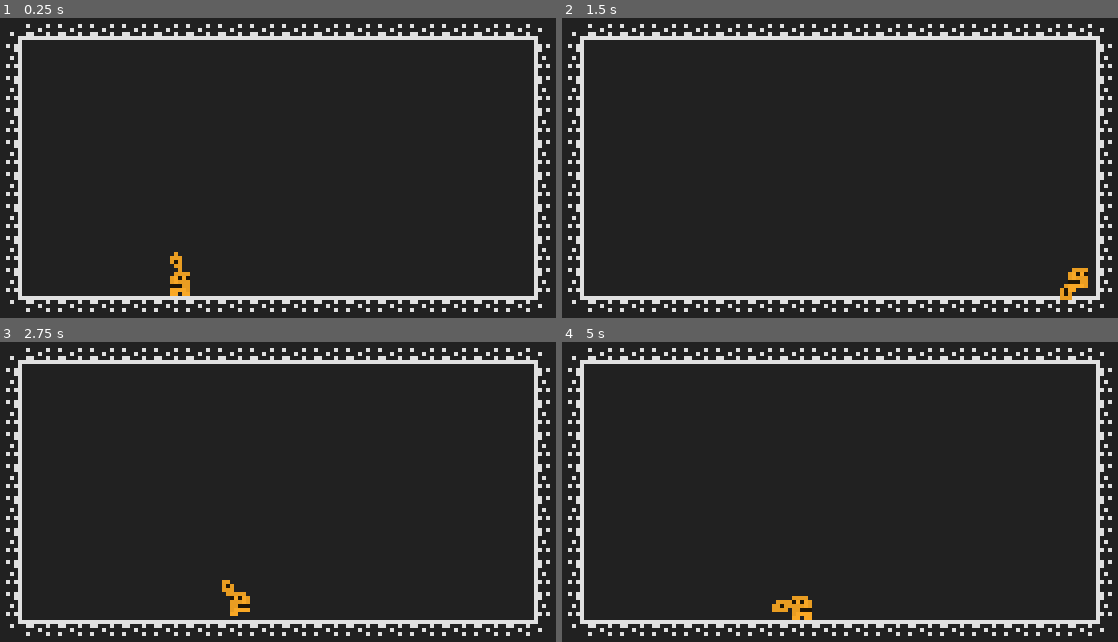
Above: before the commit, frames 1-4 (two rows, left to right).
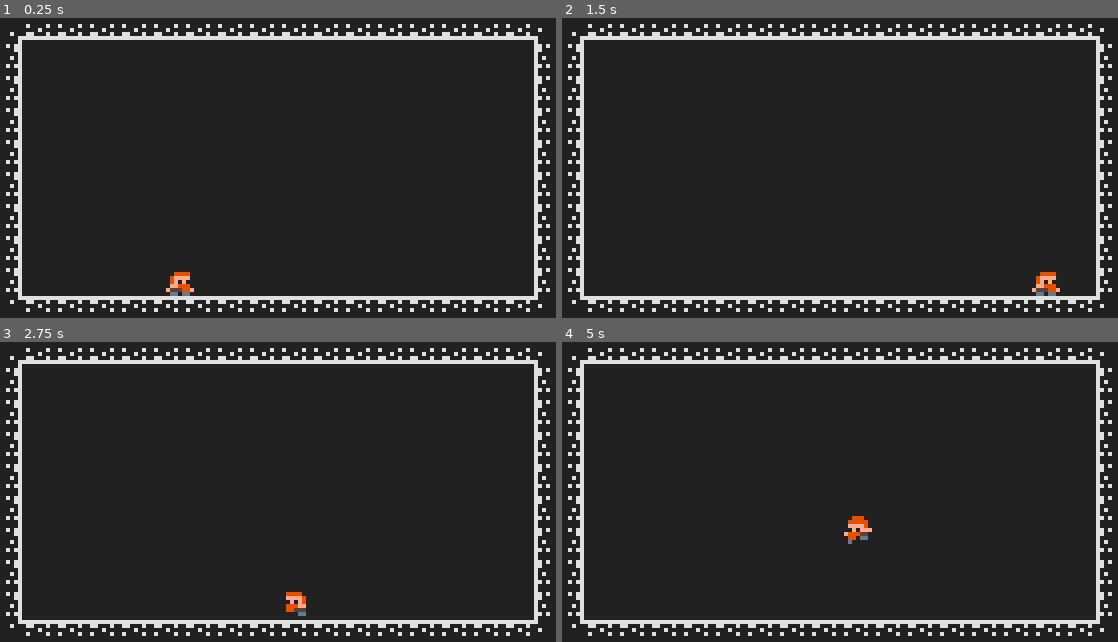
Above: after the commit, the same moments.

Repository: Paraldos/DwarfMine
Game: Godot game, scene res://World/mine.tscn
Two runs of this game, one before a commit and one after it. Both use one fixed random seed, a clock stepped at 60 frames per second and the inputs below.
Inputs (mouse positions are in pixels of both pictures, inside the frame that each line leads up to):
- Up to frame 1 (0.25 s): no input
- Up to frame 2 (1.5 s): tap Enter (ui_accept) at 0.5, 0.77 s; move the mouse to (967, 153) at 0.52 s; hold Right (ui_right) from 0.53 s (still down); move the mouse to (723, 186) at 1.27 s
- Up to frame 3 (2.75 s): tap Enter (ui_accept) at 1.52 s; move the mouse to (333, 423) at 2.02 s; release Right (ui_right) at 2.03 s; hold Left (ui_left) from 2.03 s (still down)
- Up to frame 4 (5 s): move the mouse to (812, 558) at 2.77 s; release Left (ui_left) at 2.78 s; hold Right (ui_right) 2.78-4.28 s; tap Enter (ui_accept) at 3.02, 3.77, 4.52 s; move the mouse to (1012, 543) at 3.52 s; move the mouse to (667, 444) at 4.27 s; hold Left (ui_left) from 4.28 s (still down)

The runs differ from the first frame. In frame 1, 0.4% of the frame differs, in the area x 29-35%, y 78-93%; in frame 2, 0.6%; in frame 3, 0.6%; in frame 4, 0.7%, in the area x 37-56%, y 58-93%.

Commit message:
reafactored player assets and animation

Diff:
--- a/player/player.gd
+++ b/player/player.gd
@@ -1,38 +1,33 @@
 extends CharacterBody2D
 
-
-const SPEED = 100.0
-const JUMP_VELOCITY = -200.0
-@onready var animation_player = $AnimationPlayer
-@onready var sprite_2d = $Sprite2D
-@onready var weapons = $Weapons
-
-# Get the gravity from the project settings to be synced with RigidBody nodes.
+const SPEED = 80.0
+const JUMP_VELOCITY = -150.0
 var gravity = ProjectSettings.get_setting("physics/2d/default_gravity")
-
+@onready var player_animation = $PlayerAnimation
 
 func _physics_process(delta):
-	# Add the gravity.
+	_jump(delta)
+	_movement()
+	_animation()
+	move_and_slide()
+
+func _jump(delta):
 	if not is_on_floor():
 		velocity.y += gravity * delta
-	weapons.look_at(get_global_mouse_position())
-
-	# Handle jump.
 	if Input.is_action_just_pressed("ui_accept") and is_on_floor():
 		velocity.y = JUMP_VELOCITY
 
-	# Get the input direction and handle the movement/deceleration.
-	# As good practice, you should replace UI actions with custom gameplay actions.
+func _movement():
 	var direction = Input.get_axis("ui_left", "ui_right")
 	if direction:
-		animation_player.play("Walk")
 		velocity.x = direction * SPEED
-		if velocity.x > 0:
-			sprite_2d.flip_h = false
-		else:
-			sprite_2d.flip_h = true
 	else:
-		animation_player.play("Idle")
 		velocity.x = move_toward(velocity.x, 0, SPEED)
 
-	move_and_slide()
+func _animation():
+	if !is_on_floor():
+		player_animation._change_animation("Jump", velocity)
+	elif velocity.x != 0:
+		player_animation._change_animation("Run", velocity)
+	else:
+		player_animation._change_animation("Idle", velocity)
--- a/player/player.tscn
+++ b/player/player.tscn
@@ -1,75 +1,16 @@
-[gd_scene load_steps=9 format=3 uid="uid://kohth56j1tb8"]
+[gd_scene load_steps=4 format=3 uid="uid://kohth56j1tb8"]
 
 [ext_resource type="Script" path="res://player/player.gd" id="1_3xeo1"]
-[ext_resource type="Texture2D" uid="uid://d4h34w7a0n81s" path="res://assets/Player-Sheet.png" id="1_67wdy"]
-[ext_resource type="Texture2D" uid="uid://dq50n3fkf8nol" path="res://assets/Axe.png" id="2_iwxxy"]
+[ext_resource type="PackedScene" uid="uid://dxgsgn8qpav5j" path="res://player/player_animation.tscn" id="2_5torf"]
 
 [sub_resource type="CircleShape2D" id="CircleShape2D_5amu8"]
 radius = 4.0
 
-[sub_resource type="Animation" id="Animation_pdlma"]
-resource_name = "Idle"
-
-[sub_resource type="Animation" id="Animation_m3wsf"]
-resource_name = "Walk"
-length = 0.8
-loop_mode = 1
-tracks/0/type = "value"
-tracks/0/imported = false
-tracks/0/enabled = true
-tracks/0/path = NodePath("Sprite2D:frame")
-tracks/0/interp = 1
-tracks/0/loop_wrap = true
-tracks/0/keys = {
-"times": PackedFloat32Array(0, 0.8),
-"transitions": PackedFloat32Array(1, 1),
-"update": 0,
-"values": [1, 5]
-}
-
-[sub_resource type="Animation" id="Animation_4g54e"]
-length = 0.001
-tracks/0/type = "value"
-tracks/0/imported = false
-tracks/0/enabled = true
-tracks/0/path = NodePath("Sprite2D:frame")
-tracks/0/interp = 1
-tracks/0/loop_wrap = true
-tracks/0/keys = {
-"times": PackedFloat32Array(0),
-"transitions": PackedFloat32Array(1),
-"update": 1,
-"values": [0]
-}
-
-[sub_resource type="AnimationLibrary" id="AnimationLibrary_73ydo"]
-_data = {
-"Idle": SubResource("Animation_pdlma"),
-"RESET": SubResource("Animation_4g54e"),
-"Walk": SubResource("Animation_m3wsf")
-}
-
 [node name="Player" type="CharacterBody2D"]
-modulate = Color(0.976471, 0.658824, 0.145098, 1)
 script = ExtResource("1_3xeo1")
 
 [node name="CollisionShape2D" type="CollisionShape2D" parent="."]
 position = Vector2(0, -4)
 shape = SubResource("CircleShape2D_5amu8")
 
-[node name="Weapons" type="Node2D" parent="."]
-position = Vector2(0, -4)
-
-[node name="Sprite2D2" type="Sprite2D" parent="Weapons"]
-position = Vector2(2, -2)
-texture = ExtResource("2_iwxxy")
-
-[node name="Sprite2D" type="Sprite2D" parent="."]
-position = Vector2(0, -4)
-texture = ExtResource("1_67wdy")
-hframes = 6
-
-[node name="AnimationPlayer" type="AnimationPlayer" parent="."]
-libraries = {
-"": SubResource("AnimationLibrary_73ydo")
-}
+[node name="PlayerAnimation" parent="." instance=ExtResource("2_5torf")]
--- /dev/null
+++ b/player/player_animation.gd
@@ -0,0 +1,24 @@
+extends Sprite2D
+
+@onready var animation_player = $AnimationPlayer
+@onready var animation_tree = $AnimationTree
+@onready var state_machine = animation_tree["parameters/playback"]
+var current_state = "idle"
+
+func _ready():
+	animation_tree.active = true
+
+func _change_animation(new_state, direction):
+	_change_x_direction(direction.x)
+	_change_y_direction(direction.y)
+	if current_state == new_state: return
+	current_state = new_state
+	state_machine.travel(new_state)
+
+func _change_x_direction(x_dir):
+	if x_dir == 0: return
+	flip_h = x_dir <= 0
+
+func _change_y_direction(y_dir):
+	if y_dir == 0: return
+	animation_tree.set("parameters/Jump/blend_position", y_dir / 50)
--- /dev/null
+++ b/player/player_animation.tscn
@@ -0,0 +1,174 @@
+[gd_scene load_steps=22 format=3 uid="uid://dxgsgn8qpav5j"]
+
+[ext_resource type="Texture2D" uid="uid://d4h34w7a0n81s" path="res://assets/Player-Sheet.png" id="1_ohx7s"]
+[ext_resource type="Script" path="res://player/player_animation.gd" id="2_q0an3"]
+
+[sub_resource type="Animation" id="Animation_pdlma"]
+resource_name = "Idle"
+loop_mode = 1
+tracks/0/type = "value"
+tracks/0/imported = false
+tracks/0/enabled = true
+tracks/0/path = NodePath("PlayerAnimation:frame")
+tracks/0/interp = 1
+tracks/0/loop_wrap = true
+tracks/0/keys = {
+"times": PackedFloat32Array(0),
+"transitions": PackedFloat32Array(1),
+"update": 1,
+"values": [0]
+}
+
+[sub_resource type="Animation" id="Animation_476xj"]
+resource_name = "Jump_up"
+loop_mode = 1
+tracks/0/type = "value"
+tracks/0/imported = false
+tracks/0/enabled = true
+tracks/0/path = NodePath("PlayerAnimation:frame")
+tracks/0/interp = 1
+tracks/0/loop_wrap = true
+tracks/0/keys = {
+"times": PackedFloat32Array(0),
+"transitions": PackedFloat32Array(1),
+"update": 1,
+"values": [6]
+}
+
+[sub_resource type="Animation" id="Animation_4g54e"]
+length = 0.001
+tracks/0/type = "value"
+tracks/0/imported = false
+tracks/0/enabled = true
+tracks/0/path = NodePath("PlayerAnimation:frame")
+tracks/0/interp = 1
+tracks/0/loop_wrap = true
+tracks/0/keys = {
+"times": PackedFloat32Array(0),
+"transitions": PackedFloat32Array(1),
+"update": 1,
+"values": [0]
+}
+
+[sub_resource type="Animation" id="Animation_0tob2"]
+resource_name = "Jump_down"
+loop_mode = 1
+tracks/0/type = "value"
+tracks/0/imported = false
+tracks/0/enabled = true
+tracks/0/path = NodePath("PlayerAnimation:frame")
+tracks/0/interp = 1
+tracks/0/loop_wrap = true
+tracks/0/keys = {
+"times": PackedFloat32Array(0),
+"transitions": PackedFloat32Array(1),
+"update": 1,
+"values": [8]
+}
+
+[sub_resource type="Animation" id="Animation_i1b5q"]
+resource_name = "Jump_middle"
+loop_mode = 1
+tracks/0/type = "value"
+tracks/0/imported = false
+tracks/0/enabled = true
+tracks/0/path = NodePath("PlayerAnimation:frame")
+tracks/0/interp = 1
+tracks/0/loop_wrap = true
+tracks/0/keys = {
+"times": PackedFloat32Array(0),
+"transitions": PackedFloat32Array(1),
+"update": 1,
+"values": [7]
+}
+
+[sub_resource type="Animation" id="Animation_m3wsf"]
+resource_name = "Run"
+length = 0.8
+loop_mode = 1
+tracks/0/type = "value"
+tracks/0/imported = false
+tracks/0/enabled = true
+tracks/0/path = NodePath("PlayerAnimation:frame")
+tracks/0/interp = 1
+tracks/0/loop_wrap = true
+tracks/0/keys = {
+"times": PackedFloat32Array(0, 0.8),
+"transitions": PackedFloat32Array(1, 1),
+"update": 0,
+"values": [1, 5]
+}
+
+[sub_resource type="AnimationLibrary" id="AnimationLibrary_73ydo"]
+_data = {
+"Idle": SubResource("Animation_pdlma"),
+"Jump_down": SubResource("Animation_0tob2"),
+"Jump_middle": SubResource("Animation_i1b5q"),
+"Jump_up": SubResource("Animation_476xj"),
+"RESET": SubResource("Animation_4g54e"),
+"Run": SubResource("Animation_m3wsf")
+}
+
+[sub_resource type="AnimationNodeAnimation" id="AnimationNodeAnimation_1uv24"]
+animation = &"Idle"
+
+[sub_resource type="AnimationNodeAnimation" id="AnimationNodeAnimation_k6p2h"]
+animation = &"Jump_down"
+
+[sub_resource type="AnimationNodeAnimation" id="AnimationNodeAnimation_fp3o7"]
+animation = &"Jump_up"
+
+[sub_resource type="AnimationNodeAnimation" id="AnimationNodeAnimation_t776f"]
+animation = &"Jump_middle"
+
+[sub_resource type="AnimationNodeBlendSpace1D" id="AnimationNodeBlendSpace1D_gks1y"]
+blend_point_0/node = SubResource("AnimationNodeAnimation_k6p2h")
+blend_point_0/pos = 1.0
+blend_point_1/node = SubResource("AnimationNodeAnimation_fp3o7")
+blend_point_1/pos = -1.0
+blend_point_2/node = SubResource("AnimationNodeAnimation_t776f")
+blend_point_2/pos = 0.0
+
+[sub_resource type="AnimationNodeAnimation" id="AnimationNodeAnimation_orqab"]
+animation = &"Run"
+
+[sub_resource type="AnimationNodeStateMachineTransition" id="AnimationNodeStateMachineTransition_gjdss"]
+advance_mode = 2
+
+[sub_resource type="AnimationNodeStateMachineTransition" id="AnimationNodeStateMachineTransition_280ma"]
+
+[sub_resource type="AnimationNodeStateMachineTransition" id="AnimationNodeStateMachineTransition_qgsac"]
+
+[sub_resource type="AnimationNodeStateMachineTransition" id="AnimationNodeStateMachineTransition_jt768"]
+
+[sub_resource type="AnimationNodeStateMachineTransition" id="AnimationNodeStateMachineTransition_dqb8i"]
+
+[sub_resource type="AnimationNodeStateMachine" id="AnimationNodeStateMachine_jrv1t"]
+states/Idle/node = SubResource("AnimationNodeAnimation_1uv24")
+states/Idle/position = Vector2(362, 97)
+states/Jump/node = SubResource("AnimationNodeBlendSpace1D_gks1y")
+states/Jump/position = Vector2(362, -19)
+states/Run/node = SubResource("AnimationNodeAnimation_orqab")
+states/Run/position = Vector2(485, 97)
+states/Start/position = Vector2(253, 97)
+transitions = ["Start", "Idle", SubResource("AnimationNodeStateMachineTransition_gjdss"), "Idle", "Run", SubResource("AnimationNodeStateMachineTransition_280ma"), "Run", "Idle", SubResource("AnimationNodeStateMachineTransition_qgsac"), "Idle", "Jump", SubResource("AnimationNodeStateMachineTransition_jt768"), "Jump", "Idle", SubResource("AnimationNodeStateMachineTransition_dqb8i")]
+graph_offset = Vector2(-106, -154)
+
+[node name="PlayerAnimation" type="Sprite2D"]
+position = Vector2(0, -4)
+texture = ExtResource("1_ohx7s")
+hframes = 9
+script = ExtResource("2_q0an3")
+
+[node name="AnimationPlayer" type="AnimationPlayer" parent="."]
+root_node = NodePath("../..")
+libraries = {
+"": SubResource("AnimationLibrary_73ydo")
+}
+
+[node name="AnimationTree" type="AnimationTree" parent="."]
+active = false
+root_node = NodePath("../..")
+tree_root = SubResource("AnimationNodeStateMachine_jrv1t")
+anim_player = NodePath("../AnimationPlayer")
+parameters/Jump/blend_position = 0.00150156
--- a/project.godot
+++ b/project.godot
@@ -42,6 +42,10 @@
 ]
 }
 
+[physics]
+
+2d/default_gravity=490.0
+
 [rendering]
 
 textures/canvas_textures/default_texture_filter=0
Binary file changed: assets/Player-Sheet.png
Binary file changed: assets/Player.aseprite
